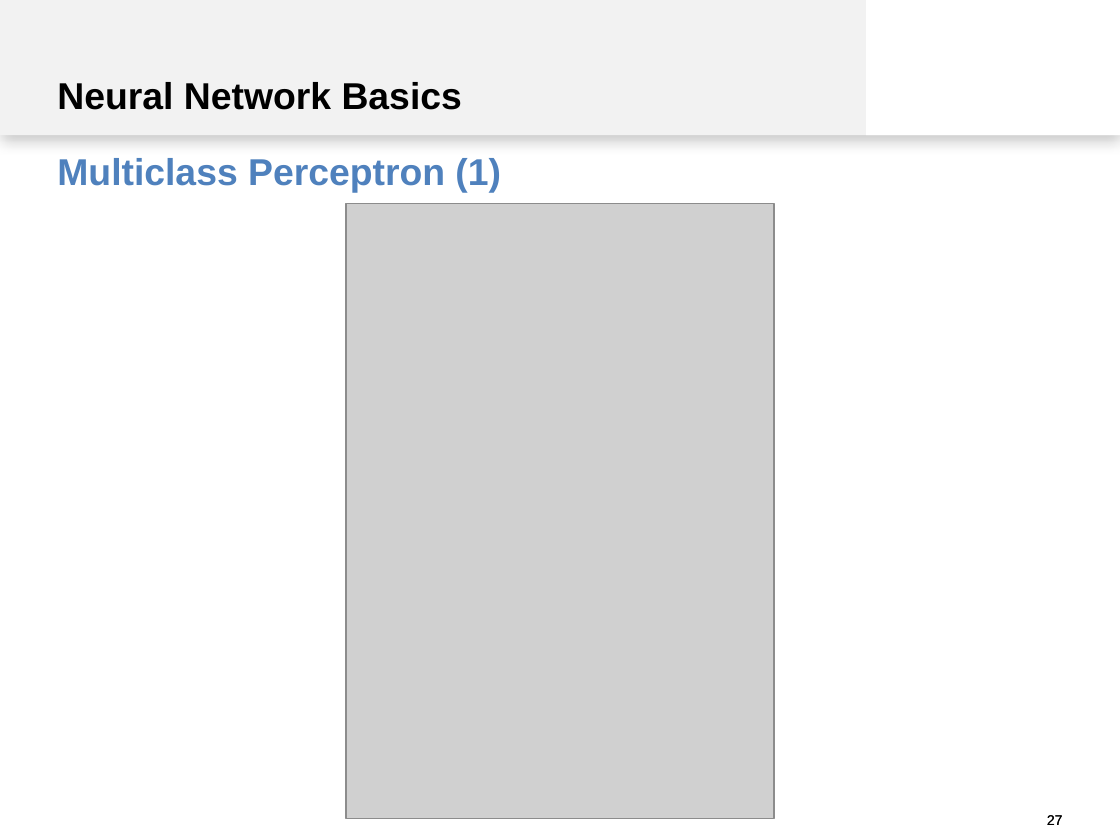
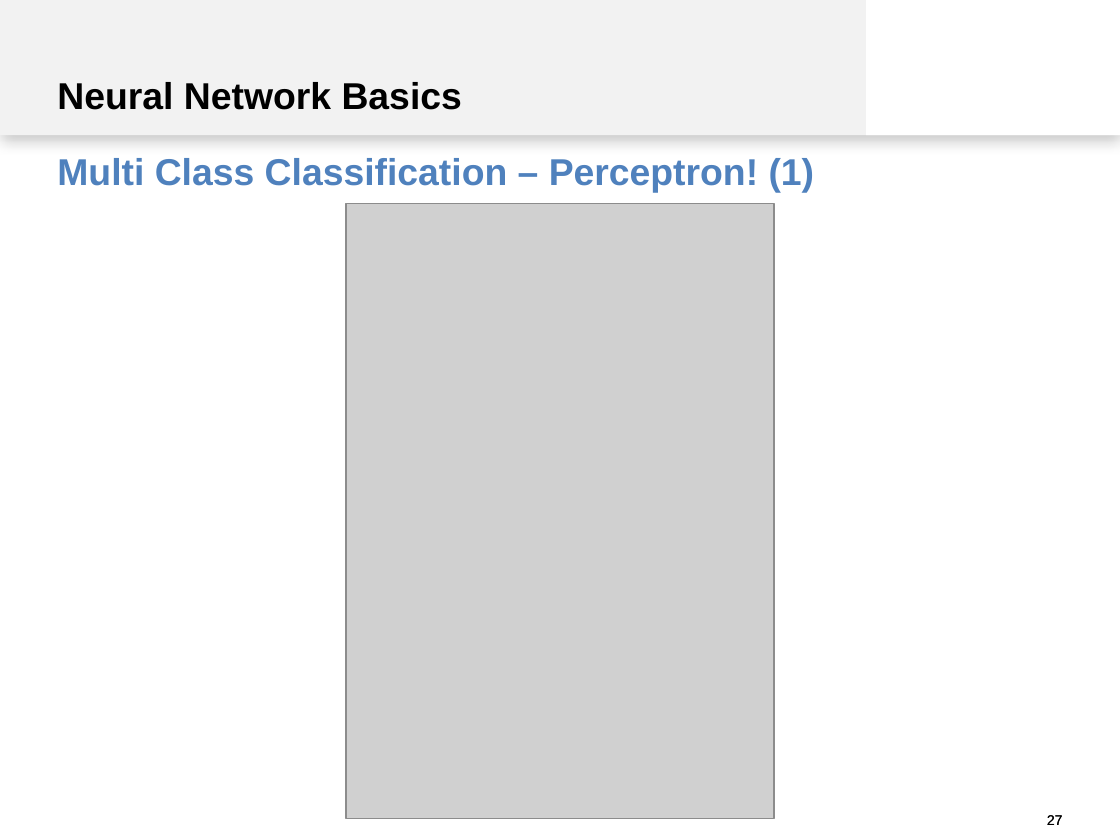
Before and after one commit to spinfo/LSS_DLwithText, a slide deck: slide 27 of docs/introduction.pptx. Drawn at 1120x840 pixels with LibreOffice and Linux fonts; fonts in the diff are those of the drawing; grey boxes stand for pictures. Boxes give left, top, right and bottom in pixels: in the first picture for what was removed or moved away, otherwise in the second. Text is boxed around its words. In the diff, an @@ line names an element or a change of style, - is before the commit and + after.

```diff
--- a/docs/introduction.pptx
+++ b/docs/introduction.pptx
@@ text at [57, 158, 815, 192]: text changed @@
-Multiclass Perceptron (1)
+Multi Class Classification – Perceptron! (1)
```
Also in this commit, not shown: 7 other slides changed.
